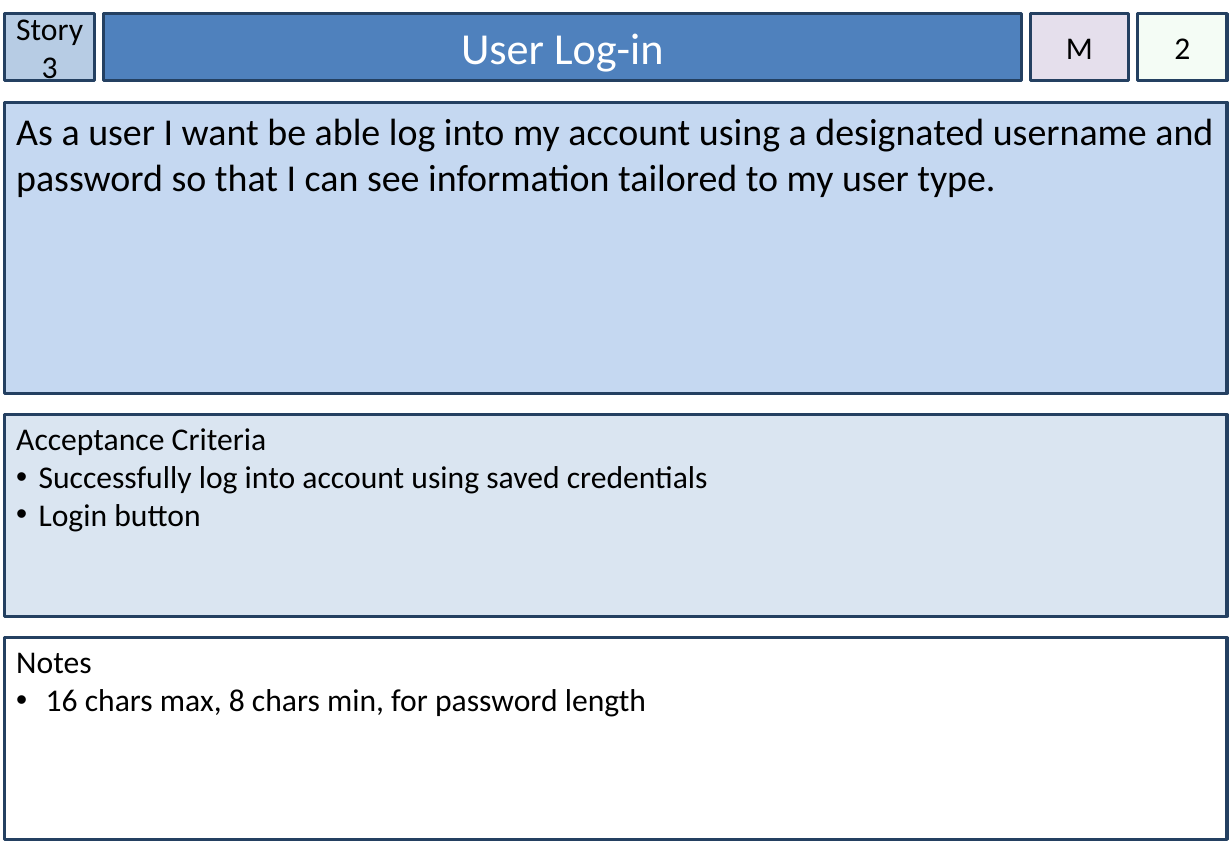
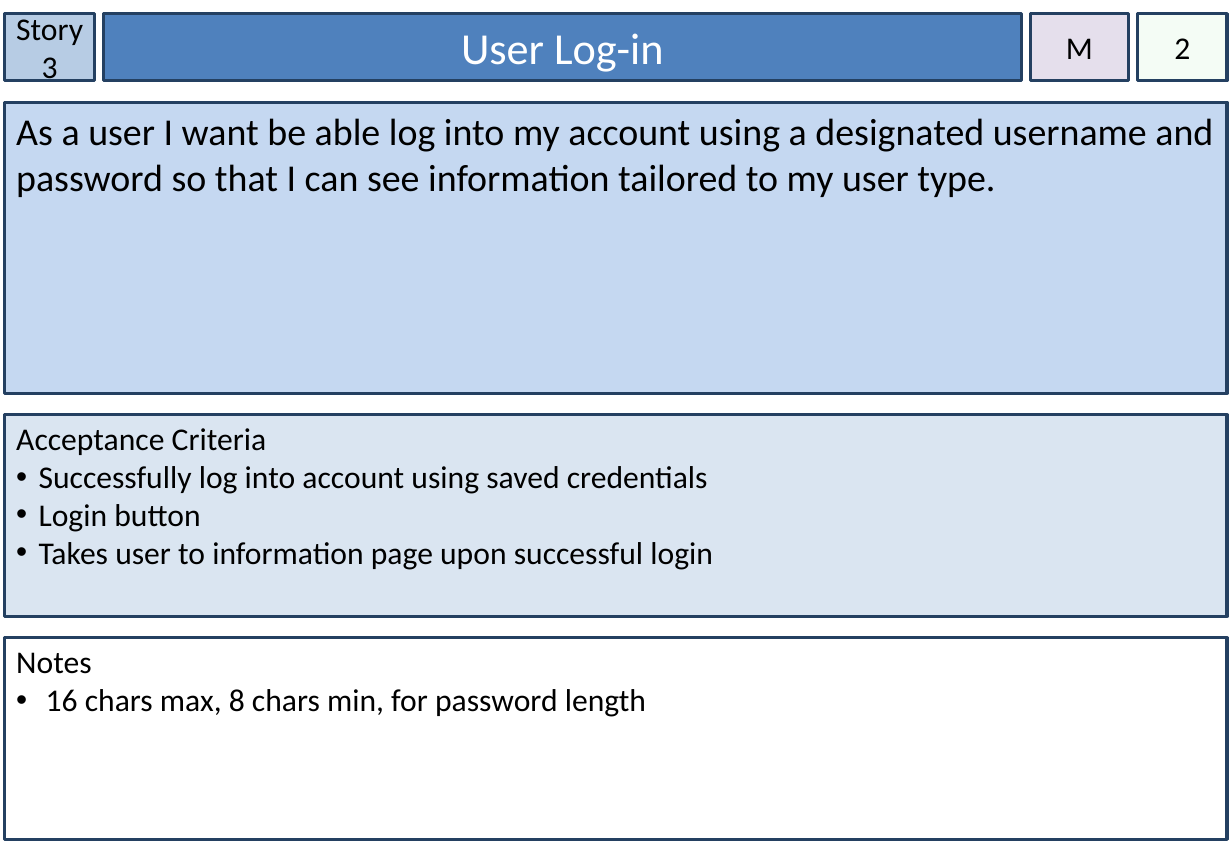
Before and after one commit to NickIsReady/Group-68-Web-System, a slide deck: slide 4 of Group 68 Story Cards.pptx. Drawn at 1232x853 pixels with LibreOffice and Linux fonts; fonts in the diff are those of the drawing. Boxes give left, top, right and bottom in pixels: in the first picture for what was removed or moved away, otherwise in the second. Text is boxed around its words. In the diff, an @@ line names an element or a change of style, - is before the commit and + after.

Commit message:
Updated User Stories, Updated Burndown Charts

```diff
--- a/Group 68 Story Cards.pptx
+++ b/Group 68 Story Cards.pptx
@@ text in rectangle at <box>39,542,713,570</box>: paragraph added @@
+• Takes user to information page upon successful login
```
Also in this commit, not shown: 17 other slides changed, 12 slides added, 1 other file.
